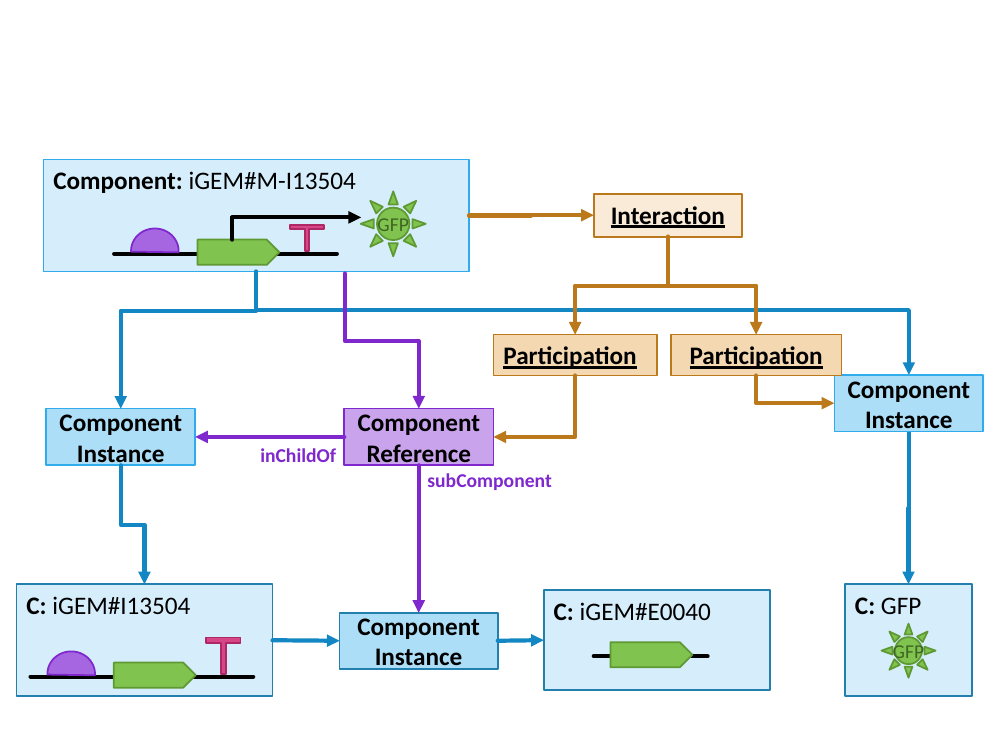
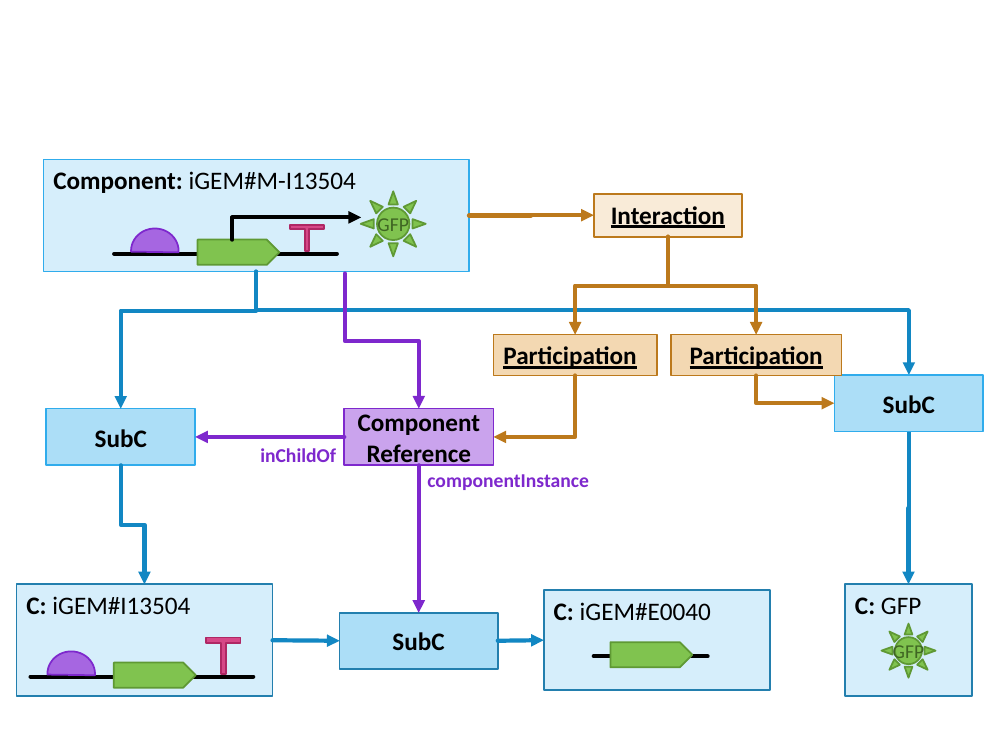
Before and after one commit to SynBioDex/SEPs, a slide deck: slide 2 of images/SEP037.pptx. Drawn at 1008x756 pixels with LibreOffice and Linux fonts; fonts in the diff are those of the drawing. Boxes give left, top, right and bottom in pixels: in the first picture for what was removed or moved away, otherwise in the second. Text is boxed around its words. In the diff, an @@ line names an element or a change of style, - is before the commit and + after.

Commit message:
swap ComponentInstance and SubComponent in SEP 036, 037, 043

```diff
--- a/images/SEP037.pptx
+++ b/images/SEP037.pptx
@@ text in rectangle at (x1=883, y1=395, x2=935, y2=413): text changed @@
-Component
-Instance
+SubC
@@ text in rectangle at (x1=95, y1=429, x2=147, y2=447): text changed @@
-Component
-Instance
+SubC
@@ text at (x1=427, y1=474, x2=589, y2=490): text changed @@
-subComponent
+componentInstance
@@ text in rectangle at (x1=392, y1=632, x2=444, y2=650): text changed @@
-Component
-Instance
+SubC
```
Also in this commit, not shown: 2 other slides changed, 12 other files.
